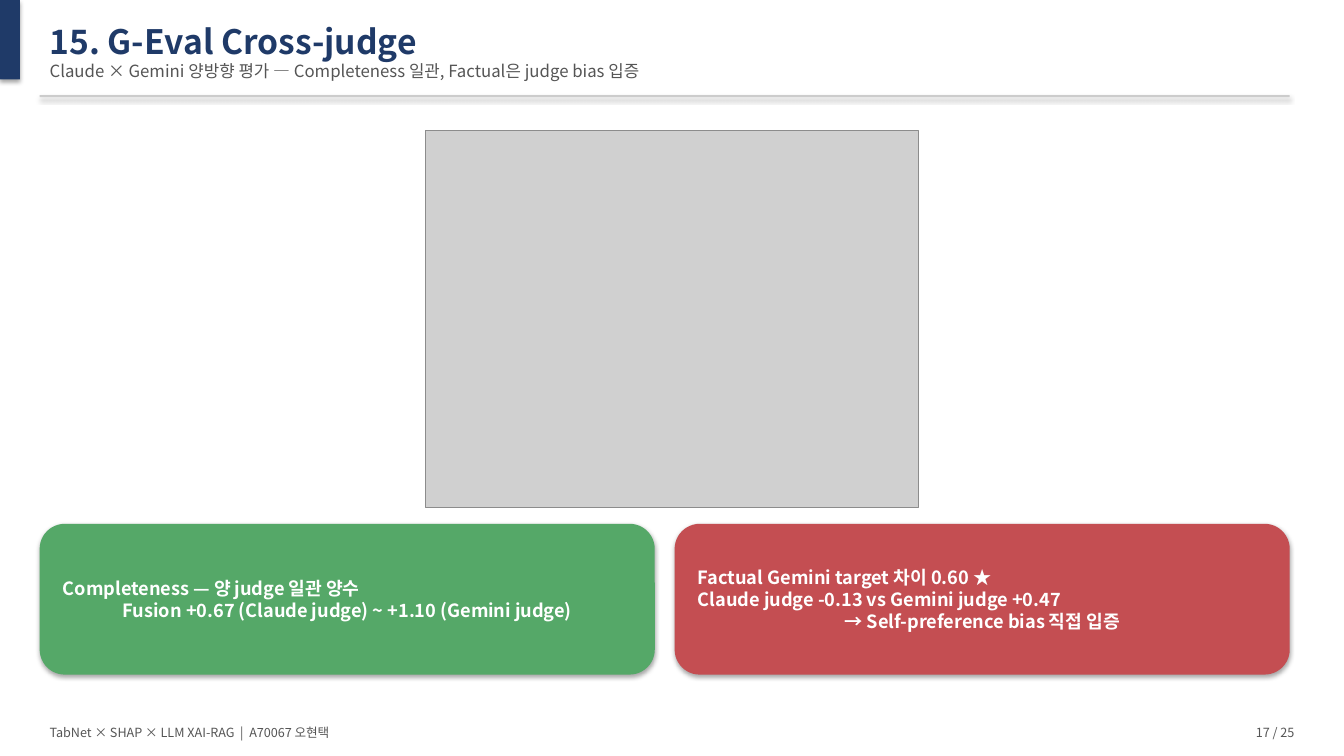
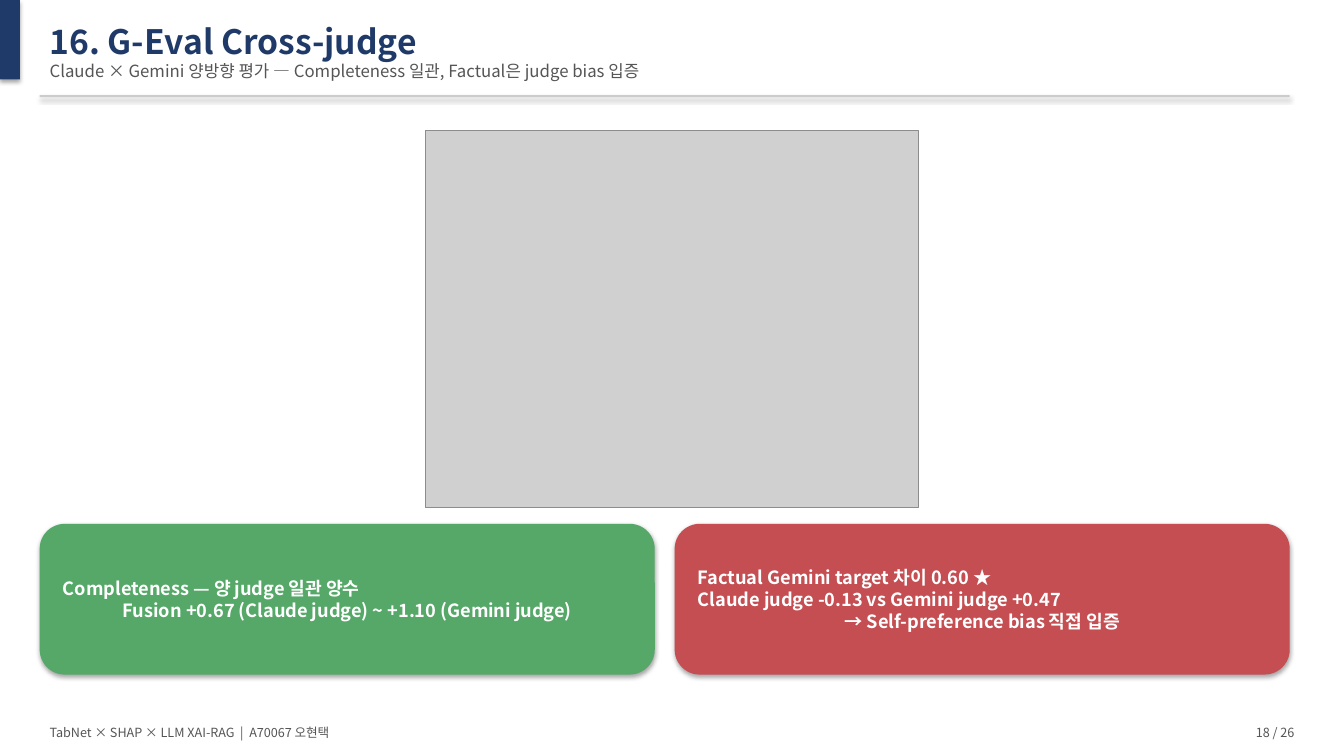
Before and after one commit to Tim-Green0/tabnet-xai-rag-credit, a slide deck: slide 18 of paper/thesis_slides.pptx (slide 17 before the commit). Drawn at 1344x756 pixels with LibreOffice and Linux fonts; fonts in the diff are those of the drawing; grey boxes stand for pictures. Boxes give left, top, right and bottom in pixels: in the first picture for what was removed or moved away, otherwise in the second. Text is boxed around its words. In the diff, an @@ line names an element or a change of style, - is before the commit and + after.

```diff
--- a/paper/thesis_slides.pptx
+++ b/paper/thesis_slides.pptx
@@ text at [50, 26, 416, 62]: text changed @@
-15. G-Eval Cross-judge
+16. G-Eval Cross-judge
@@ text at [1256, 727, 1294, 737]: text changed @@
-17 / 25
+18 / 26
```
Also in this commit, not shown: 21 other slides changed, 2 slides added, 1 slide removed, 1 other file.
